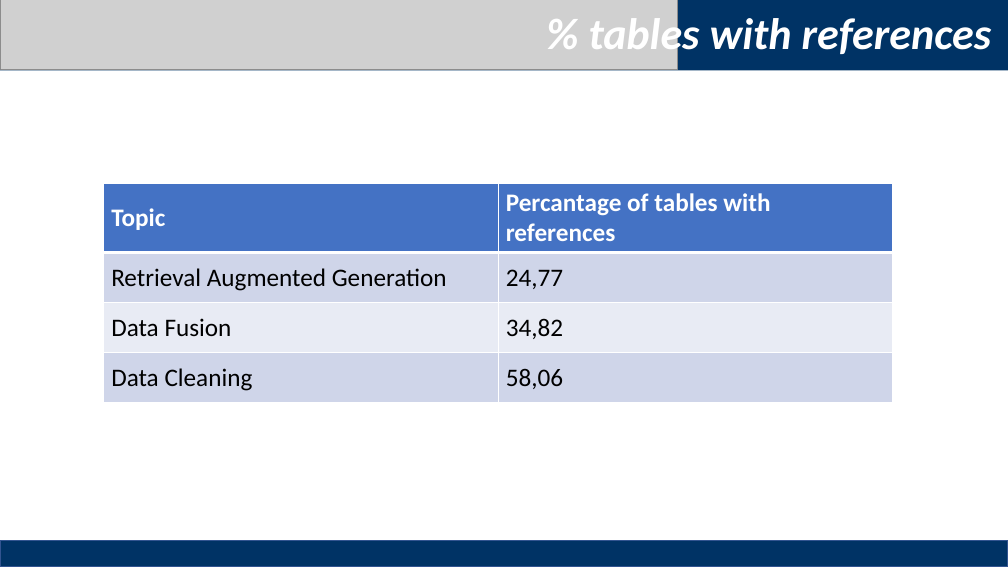
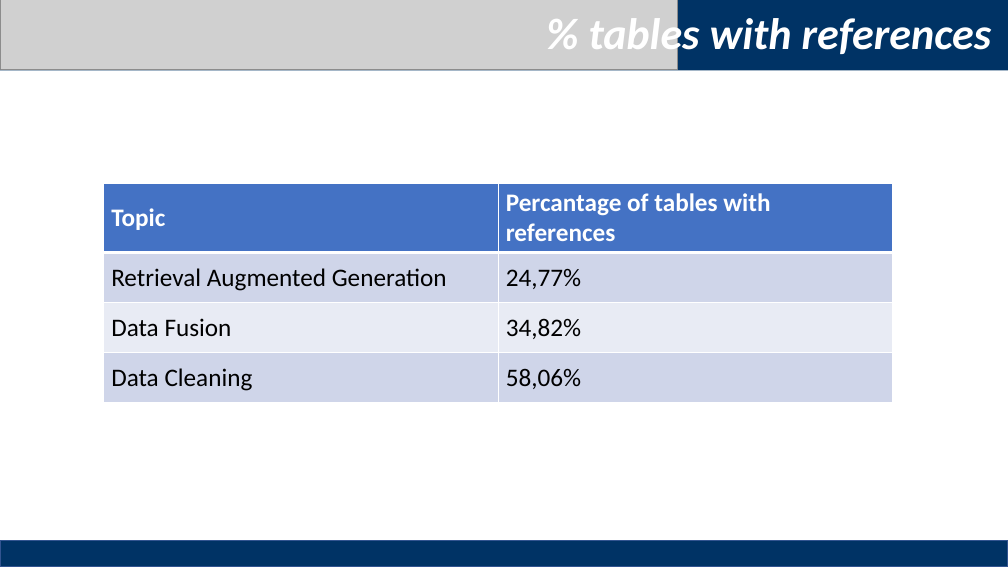
Before and after one commit to haowen3012/ID-Homerwork1, a slide deck: slide 14 of homework1/Homework1.pptx (slide 12 before the commit). Drawn at 1008x567 pixels with LibreOffice and Linux fonts; fonts in the diff are those of the drawing; grey boxes stand for pictures. Boxes give left, top, right and bottom in pixels: in the first picture for what was removed or moved away, otherwise in the second. Text is boxed around its words. In the diff, an @@ line names an element or a change of style, - is before the commit and + after.

```diff
--- a/homework1/Homework1.pptx
+++ b/homework1/Homework1.pptx
@@ table at (x1=104, y1=183, x2=893, y2=402) @@
-row 2, column 2: 24,77
+row 2, column 2: 24,77%
-row 3, column 2: 34,82
+row 3, column 2: 34,82%
-row 4, column 2: 58,06
+row 4, column 2: 58,06%
```
Also in this commit, not shown: 4 other slides changed, 2 slides added, 2 other files.
